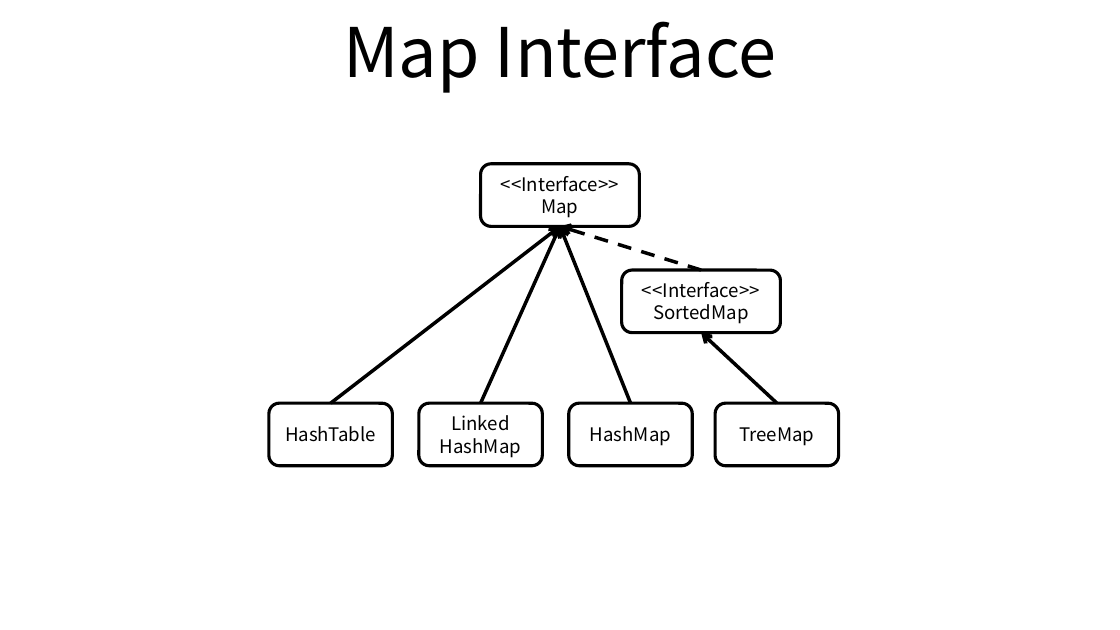
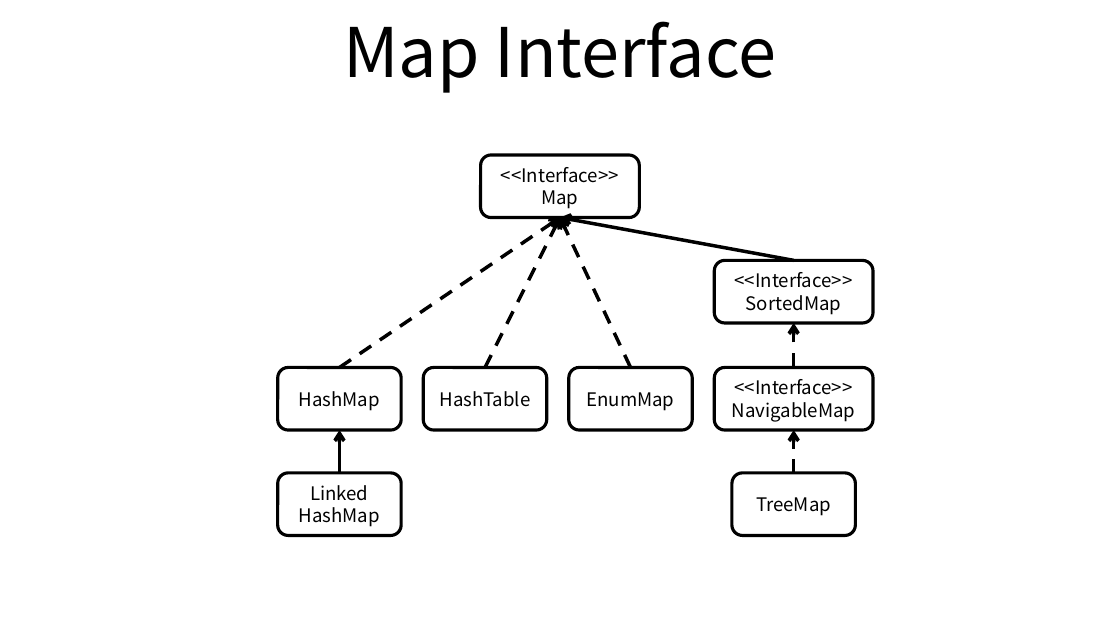
Before and after one commit to ssup2/blog-old, a slide deck: slide 2 of images/language/Java_Collections_Framework/Java_Collections_Framework.pptx. Drawn at 1120x630 pixels with LibreOffice and Linux fonts; fonts in the diff are those of the drawing. Boxes give left, top, right and bottom in pixels: in the first picture for what was removed or moved away, otherwise in the second. Text is boxed around its words. In the diff, an @@ line names an element or a change of style, - is before the commit and + after.

```diff
--- a/images/language/Java_Collections_Framework/Java_Collections_Framework.pptx
+++ b/images/language/Java_Collections_Framework/Java_Collections_Framework.pptx
@@ rounded rectangle "<<Interface>>": place and size @@
-rounded rectangle "<<Interface>>" at bbox=[480, 164, 640, 226]
+rounded rectangle "<<Interface>>" at bbox=[480, 155, 640, 217]
@@ arrow moved from (330, 403) - (560, 226) to (339, 367) - (560, 217) @@
@@ arrow (339, 367) - (560, 217): stroke #000000 2.25 pt to #000000 2.25 pt dashed @@
@@ arrow moved from (631, 403) - (560, 226) to (485, 367) - (560, 217) @@
@@ arrow (485, 367) - (560, 217): stroke #000000 2.25 pt to #000000 2.25 pt dashed @@
@@ arrow moved from (701, 270) - (560, 226) to (794, 261) - (560, 217) @@
@@ arrow (794, 261) - (560, 217): stroke #000000 2.25 pt dashed to #000000 2.25 pt @@
@@ arrow moved from (480, 403) - (560, 226) to (631, 367) - (560, 217) @@
@@ arrow (631, 367) - (560, 217): stroke #000000 2.25 pt to #000000 2.25 pt dashed @@
@@ rounded rectangle "<<Interface>>": place and size @@
-rounded rectangle "<<Interface>>" at bbox=[622, 270, 781, 333]
+rounded rectangle "<<Interface>>" at bbox=[715, 261, 874, 324]
@@ arrow moved from (777, 403) - (701, 333) to (794, 366) - (794, 323) @@
@@ arrow (794, 366) - (794, 323): stroke #000000 2.25 pt to #000000 2.25 pt dashed @@
@@ rounded rectangle "HashMap": place and size @@
-rounded rectangle "HashMap" at bbox=[569, 403, 692, 466]
+rounded rectangle "HashMap" at bbox=[278, 367, 401, 430]
@@ rounded rectangle "HashTable": place and size @@
-rounded rectangle "HashTable" at bbox=[269, 403, 392, 466]
+rounded rectangle "HashTable" at bbox=[423, 367, 547, 430]
@@ rounded rectangle added at bbox=[569, 367, 692, 430], fill #FFFFFF, outline #000000 2 pt, 12 pt, text #000000 @@
+EnumMap
@@ rounded rectangle added at bbox=[715, 367, 874, 430], fill #FFFFFF, outline #000000 2 pt, 12 pt, text #000000 @@
+<<Interface>>
+NavigableMap
@@ arrow added from (339, 473) to (339, 430), #000000 2.25 pt @@
@@ arrow added from (794, 473) to (794, 430), #000000 2.25 pt dashed @@
@@ rounded rectangle "Linked": place and size @@
-rounded rectangle "Linked" at bbox=[419, 403, 542, 466]
+rounded rectangle "Linked" at bbox=[278, 473, 401, 535]
@@ rounded rectangle "TreeMap": place and size @@
-rounded rectangle "TreeMap" at bbox=[716, 403, 839, 466]
+rounded rectangle "TreeMap" at bbox=[732, 473, 856, 535]
```
Also in this commit, not shown: 1 other slide changed, 3 other files.
